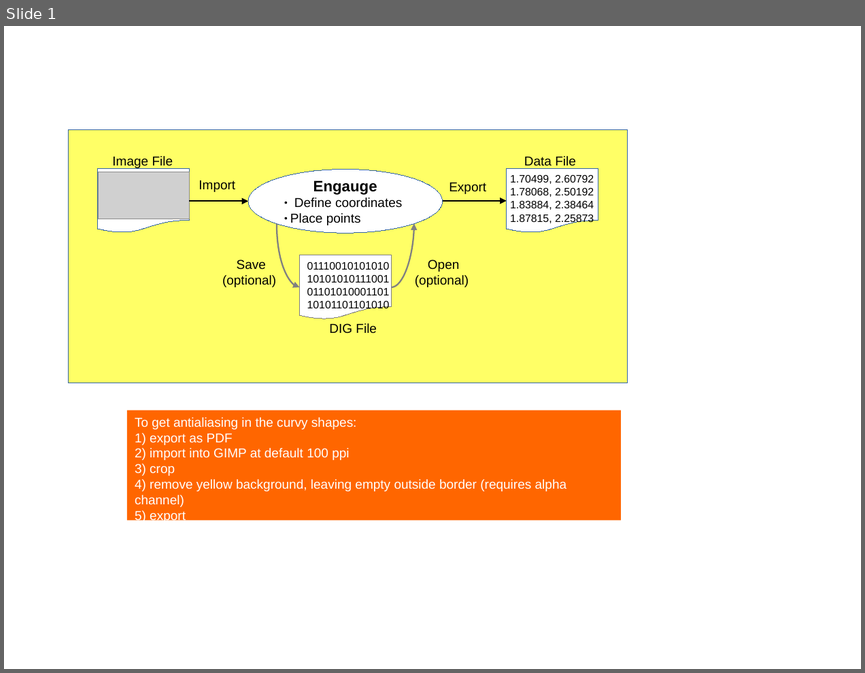
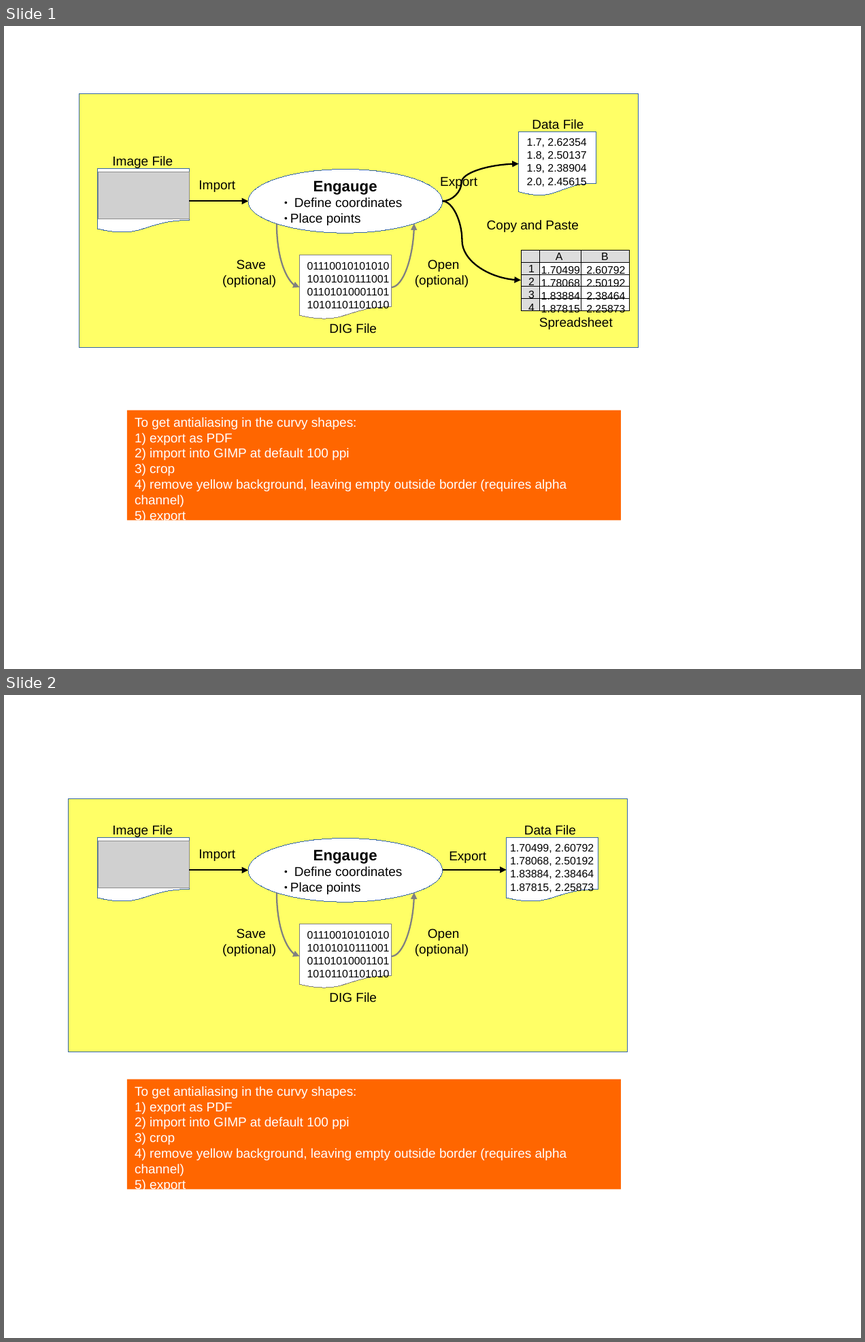
Before and after one commit to markummitchell/engauge-digitizer, a slide deck: dev/ProcessFlowchart.odp. Shown one above the other, each under a label of ours: slide 1 before the commit, slides 1 and 2 after it. The pictures are 865x673 and 865x1342 pixels, drawn with LibreOffice and Linux fonts; fonts in the diff are those of the drawing; grey boxes stand for pictures. Boxes give left, top, right and bottom in pixels: in the first picture for what was removed or moved away, otherwise in the second. Text is boxed around its words. In the diff, an @@ line names an element or a change of style, - is before the commit and + after.

Commit message:
New script for exporting graph and screen coordinates of points for #325

```diff
--- a/dev/ProcessFlowchart.odp
+++ b/dev/ProcessFlowchart.odp
@@ slide 1 added at box(4, 26, 861, 669), background #FFFFFF @@
@@ rectangle added at box(79, 93, 638, 347), fill #FFFF66, outline #3465A4 0 pt @@
@@ text added at box(532, 119, 584, 129), 12 pt, text #000000 @@
+Data File
@@ flow chart document added at box(519, 131, 596, 196), fill #FFFFFF, outline #3465A4 0 pt @@
@@ text added at box(527, 138, 586, 188), 10 pt, text #000000 @@
+1.7, 2.62354
+1.8, 2.50137
+1.9, 2.38904
+2.0, 2.45615
@@ flow chart document added at box(97, 168, 189, 233), fill #FFFFFF, outline #3465A4 0 pt @@
@@ text added at box(112, 156, 173, 168), 12 pt, text #000000 @@
+Image File
@@ curved arrow added from (443, 201) to (519, 163), #000000 1.45 pt @@
@@ picture added at box(98, 172, 189, 218) @@
@@ text added at box(198, 180, 235, 192), 12 pt, text #000000 @@
+Import
@@ ellipse added at box(248, 169, 443, 233), fill #FFFFFF, outline #3465A4 0 pt, 12 pt, text #000000 @@
+Engauge
+● Define coordinates
+● Place points
@@ text added at box(440, 176, 477, 189), 12 pt, text #000000 @@
+Export
@@ elbow arrow added from (189, 201) to (248, 201), #000000 1.42 pt @@
@@ curved arrow added from (443, 201) to (521, 280), #000000 1.45 pt @@
@@ curved arrow added from (277, 223) to (299, 287), #808080 1.42 pt @@
@@ curved arrow added from (391, 287) to (415, 223), #808080 1.42 pt @@
@@ text added at box(487, 220, 579, 232), 12 pt, text #000000 @@
+Copy and Paste
@@ table added at box(521, 250, 630, 310), 5 rows, 3 columns @@
+ |  | 
+ |  | 
+ |  | 
+ |  | 
+ |  | 
@@ text added at box(222, 259, 276, 287), 12 pt, text #000000 @@
+Save
+(optional)
@@ flow chart document added at box(299, 255, 391, 320), fill #FFFFFF, outline #808080 0 pt, 10 pt, text #000000 @@
+01110010101010
+10101010111001
+01101010001101
+10101101101010
@@ text added at box(415, 259, 468, 287), 12 pt, text #000000 @@
+Open
+(optional)
@@ text added at box(528, 265, 534, 311), 10 pt, text #000000 @@
+1
+2
+3
+4
@@ text added at box(541, 252, 580, 312), 10 pt, text #000000 @@
+A
+1.70499
+1.78068
+1.83884
+1.87815
@@ text added at box(586, 252, 625, 312), 10 pt, text #000000 @@
+B
+2.60792
+2.50192
+2.38464
+2.25873
@@ text added at box(329, 323, 377, 333), 12 pt, text #000000 @@
+DIG File
@@ text added at box(539, 317, 613, 329), 12 pt, text #000000 @@
+Spreadsheet
@@ rectangle added at box(127, 410, 621, 520), fill #FF6600, 12 pt, text #FFFFFF @@
+To get antialiasing in the curvy shapes:
+1) export as PDF
+2) import into GIMP at default 100 ppi
+3) crop
+4) remove yellow background, leaving empty outside border (requires alpha channel)
+5) export
@@ what was slide 1 is now slide 2 @@
```
Also in this commit, not shown: 3 other files.
